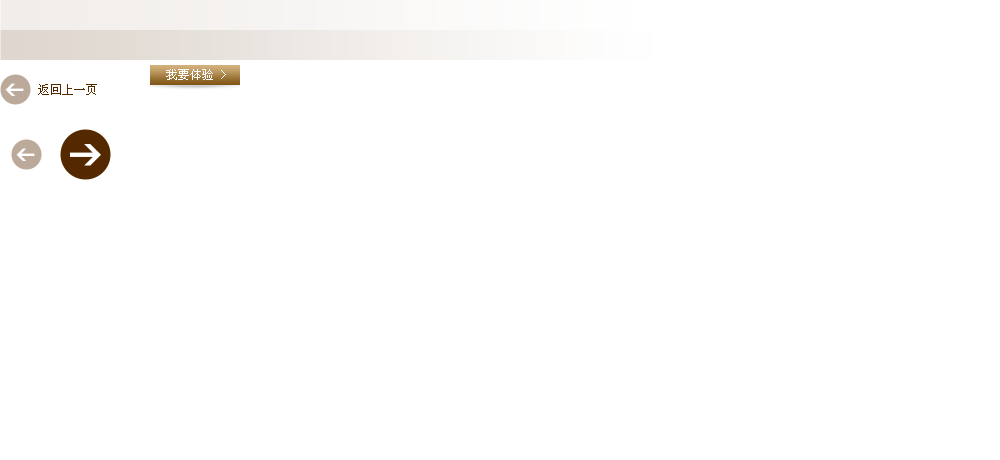
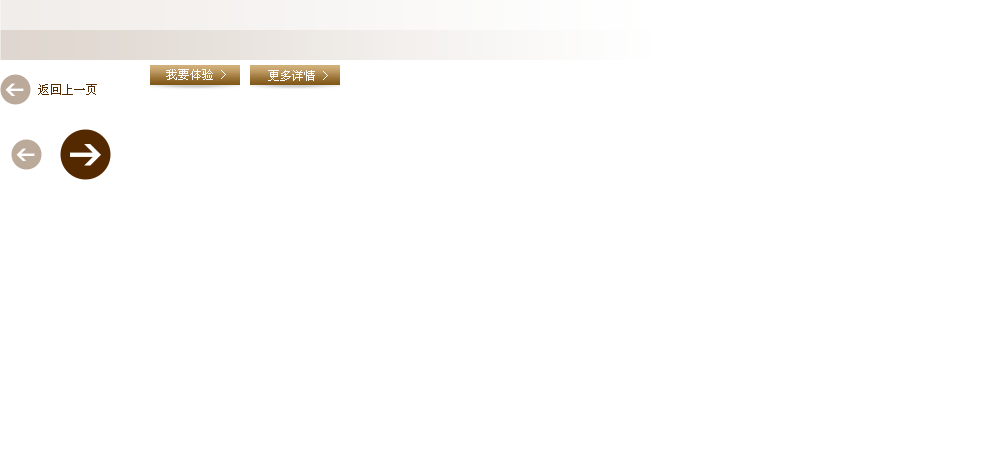
Two versions of the same layered image (1000x460). Layer-by-layer changes:
added layer "更多详情 >" above "形状 11" over [250, 65, 340, 90]
